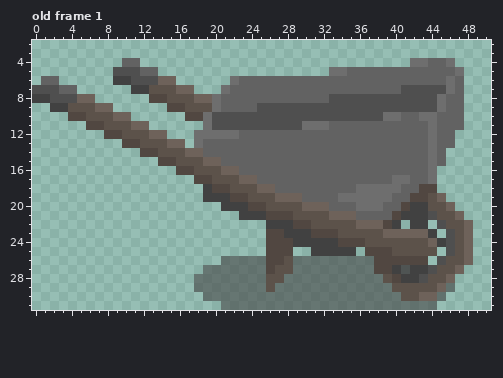
Two states of a pixel-art file, Assets/Graphics/WorldObjects/MetalWheelBarrow.aseprite. The picture above is the old version.
64x32 pixels, 2 frames. Colours within 5 levels of each other are drawn and written as one. Shown: old frame 1: x 0..50, y 2..31. The commit also changed other frames, which this record leaves out.
Once edited:
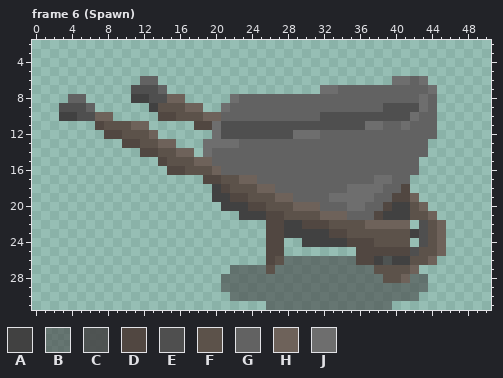
Palette (. is transparent): A #414141  B #46464699  C #464646e1  D #514741  E #4f4f4f  F #5c524a  G #626262  H #6e625a  J #6e6e6e
A new or re-ordered frame is compared with the old frame closest to it.
The edit:
frames 2 -> 7
Changed rows in their new state; - is an unchanged pixel.
Frame 6 (Spawn) is new; against old frame 1:
first column x 0:
 4 ----------..------------------------------.....--
 5 ---------.....-------------------...............-
 6 -..------...GG..------..................JJ-J....-
 7 .....------EEEG...---...........JJ-------GGGJ...-
 8 ....GG.----AAEEHH.....J----------GGGGGGGGGGJG...-
 9 --.EEEG..----AFFFHH..J---GGGGGGGGGGGGGG----JG...-
10 ---AAEEHH..---DDFFFHHGGGGGGGGGGG-------EEEJGG...-
11 ------.-----------DDJ---------EEEEEEEJJ--J--G...-
12 --------------.---..-EEEEEEEEJJJ------------G..--
13 --------------H-.-.JJJJ---------------------...--
14 ----------------H-.J------------------------..---
15 ---------------F--H-G----------------------...---
16 ---------------D-F--HGG--------------------..----
17 ------------------.-D-----------------JJGG...----
18 -------------------.A--------------J---GGD...----
19 -------------------.---------G---J----GGDDH...---
20 -----------------------------H--G--J-GGDAAFH...--
21 ----------------------------F---H--G--DAA-FFH...-
22 --------------------------DD-A-DD---F--HHH.EFH...
23 -------------------------------AA-D----FFFAEFH...
24 ----------------------------..----A--D----.EFH...
25 ----------------------------.--.....D---DDE--H...
26 ---------------------.....-FB-------DDACAAFFH....
27 -------------------...----FBB---------FFFFH.....-
28 ------------------...-----BB------------FHBB...--
29 ------------------...-----B-------------BBBB...--
30 -------------------...-------------------BB...---
31 ---------------------.....--------------.....----
Changed places in both pictures, as pixel boxes (x1, y1, x2, y2):
changed: (32, 58, 473, 310)
